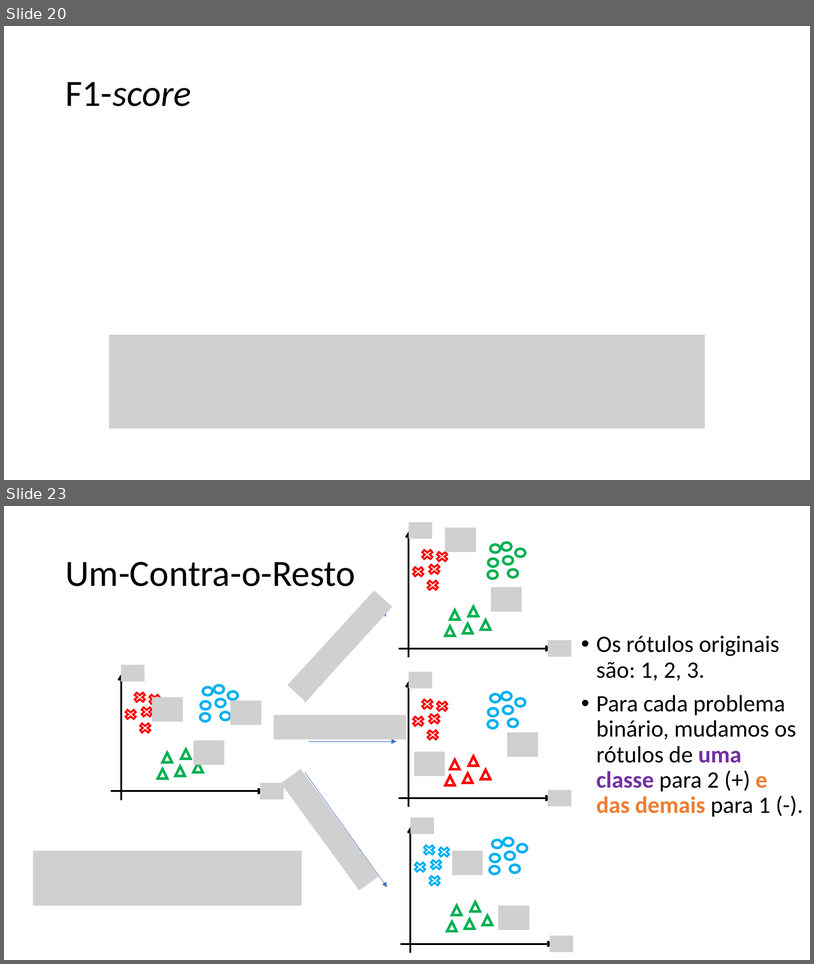
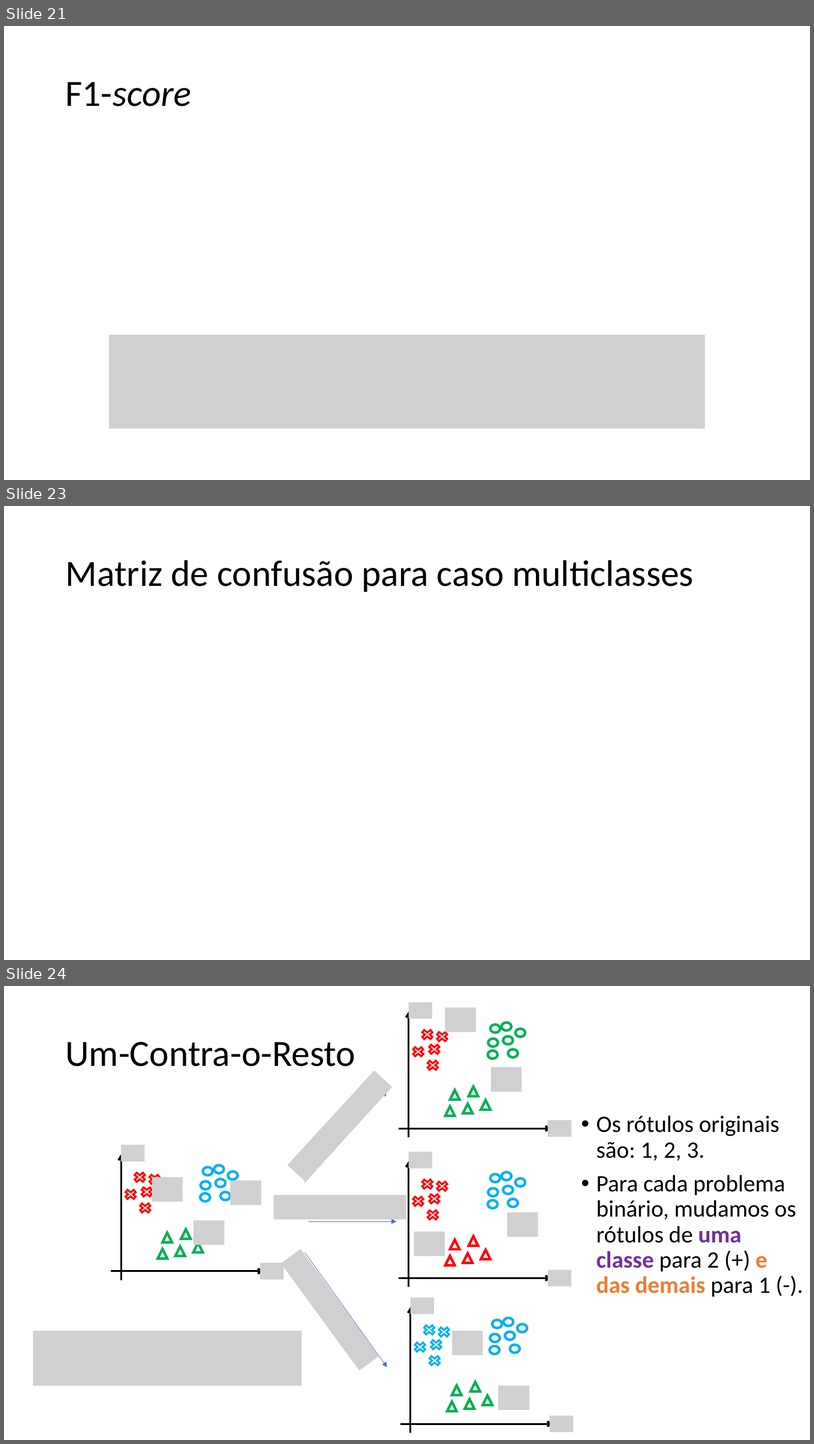
Before and after one commit to zz4fap/c24_inteligencia_artificial, a slide deck: slides/C24_Métricas_de_Classificação.pptx. Shown one above the other, each under a label of ours: slides 20 and 23 before the commit, slides 21, 23 and 24 after it; the slides between them are not shown. The pictures are 814x964 and 814x1444 pixels, drawn with LibreOffice and Linux fonts; fonts in the diff are those of the drawing; grey boxes stand for pictures. Boxes give left, top, right and bottom in pixels: in the first picture for what was removed or moved away, otherwise in the second. Text is boxed around its words. In the diff, an @@ line names an element or a change of style, - is before the commit and + after.

```diff
--- a/slides/C24_Métricas_de_Classificação.pptx
+++ b/slides/C24_Métricas_de_Classificação.pptx
@@ slide 23 added at (4, 506, 810, 960), background #FFFFFF @@
@@ title added at (65, 560, 693, 592), 44 pt, text #000000 @@
+Matriz de confusão para caso multiclasses
@@ what was slide 20 is now slide 21 @@
@@ what was slide 23 is now slide 24 @@
```
Also in this commit, not shown: 5 slides changed, 1 other slide added, 1 slide removed, 1 other file.
